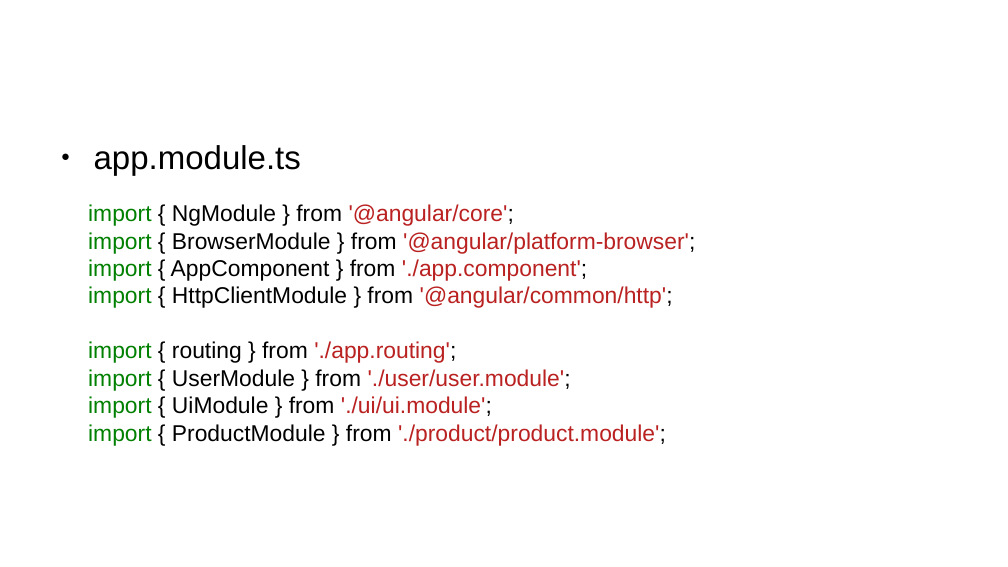
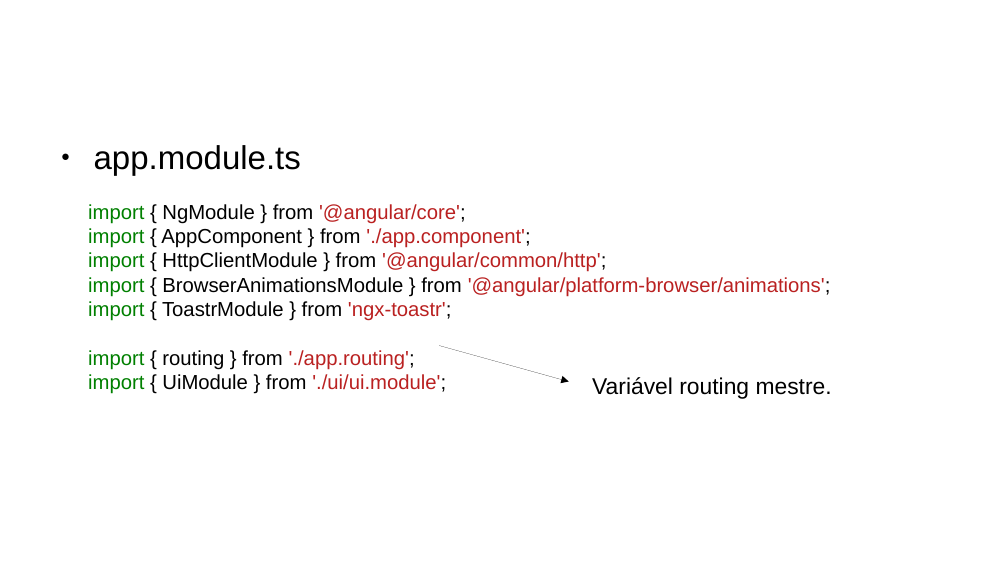
Before and after one commit to CCastro01/PIW-2019_1, a slide deck: slide 15 of SLIDES/14 - Refatoração do Projeto CRUD.odp (slide 17 before the commit). Drawn at 1008x567 pixels with LibreOffice and Linux fonts; fonts in the diff are those of the drawing; background and template pictures are left out. Boxes give left, top, right and bottom in pixels: in the first picture for what was removed or moved away, otherwise in the second. Text is boxed around its words. In the diff, an @@ line names an element or a change of style, - is before the commit and + after.

```diff
--- a/SLIDES/14 - Refatoração do Projeto CRUD.odp
+++ b/SLIDES/14 - Refatoração do Projeto CRUD.odp
@@ text at (x1=88, y1=204, x2=606, y2=394): size 18 to 16 pt in "import { NgModule } from '@angular/core';", "import { AppComponent } from './app.component';", "import { HttpClientModule } from '@angular/common/http';", "import { routing } from './app.routing';" and 1 more places @@
@@ text at (x1=88, y1=232, x2=695, y2=254): paragraph removed @@
-import { BrowserModule } from '@angular/platform-browser';
@@ text at (x1=88, y1=277, x2=831, y2=321): paragraphs added @@
+import { BrowserAnimationsModule } from '@angular/platform-browser/animations';
+import { ToastrModule } from 'ngx-toastr';
@@ arrow added from (439, 346) to (569, 381), #000000 0 pt @@
@@ text at (x1=88, y1=369, x2=571, y2=391): paragraph removed @@
-import { UserModule } from './user/user.module';
@@ text added at (x1=592, y1=377, x2=832, y2=399), 18 pt, text #000000 @@
+Variável routing mestre.
@@ text at (x1=88, y1=424, x2=666, y2=446): paragraph removed @@
-import { ProductModule } from './product/product.module';
```
Also in this commit, not shown: 6 other slides changed, 2 slides removed, 12 other files.
